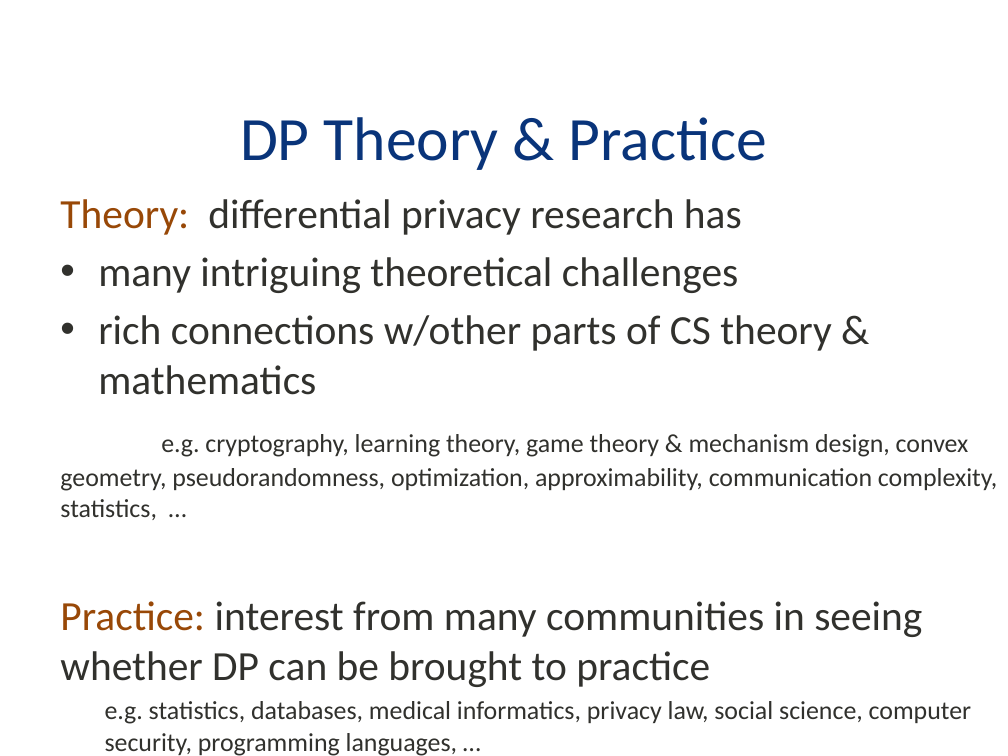
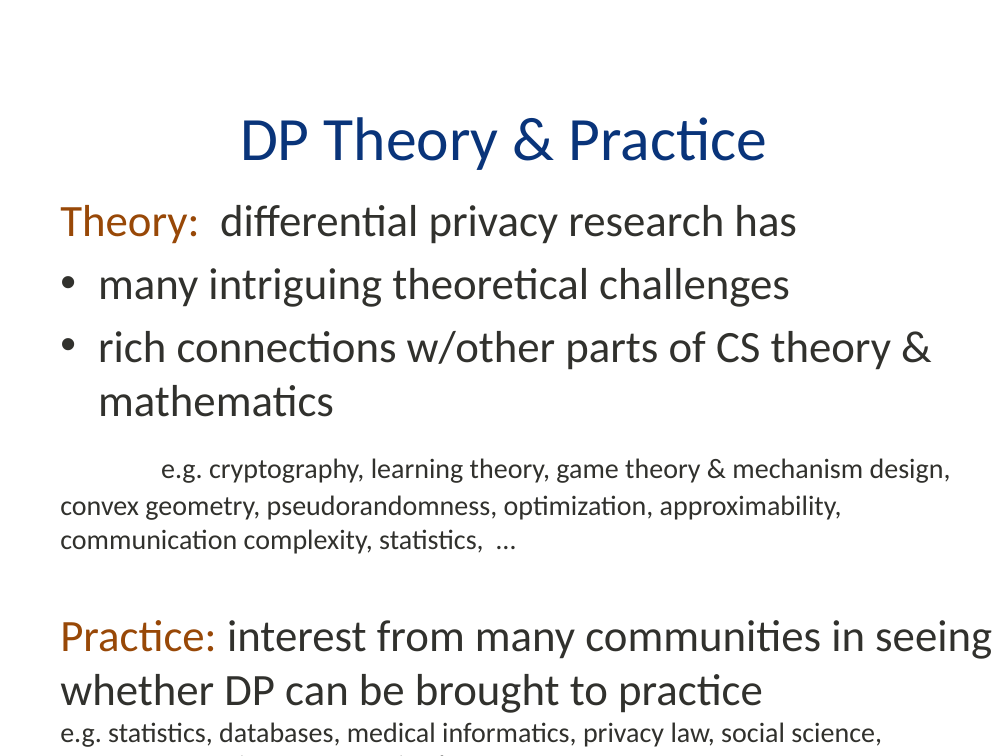
Before and after one commit to BoiseState/CS535-resources, a slide deck: slide 22 of notes/Privacy-Mehrpouyan.pptx. Drawn at 1008x756 pixels with LibreOffice and Linux fonts; fonts in the diff are those of the drawing; background and template pictures are left out. Boxes give left, top, right and bottom in pixels: in the first picture for what was removed or moved away, otherwise in the second. Text is boxed around its words. In the diff, an @@ line names an element or a change of style, - is before the commit and + after.

```diff
--- a/notes/Privacy-Mehrpouyan.pptx
+++ b/notes/Privacy-Mehrpouyan.pptx
@@ text "Theory: differential privacy research has" at [60,205,992,747]: size 29.6 to 32 pt in "Theory: differential privacy research has", "many intriguing theoretical challenges", "rich connections w/other parts of CS theory ...", "Practice: interest from many communities in seeing ..."; size 18.5 to 20 pt in "e.g. cryptography, learning theory, game theory & ...", "e.g. statistics, databases, medical informatics, privacy law ..."; indent changed; more space between paragraphs; list level 2 to 1 in "e.g. statistics, databases, medical informatics, ..." @@
@@ text "© 2016 Boise State University" rewrapped from [98,718,221,734] to [68,722,222,734] @@
@@ page number rewrapped from [925,718,939,719] to [895,712,974,739] @@
```
Also in this commit, not shown: 21 other slides changed, 1 other file.
